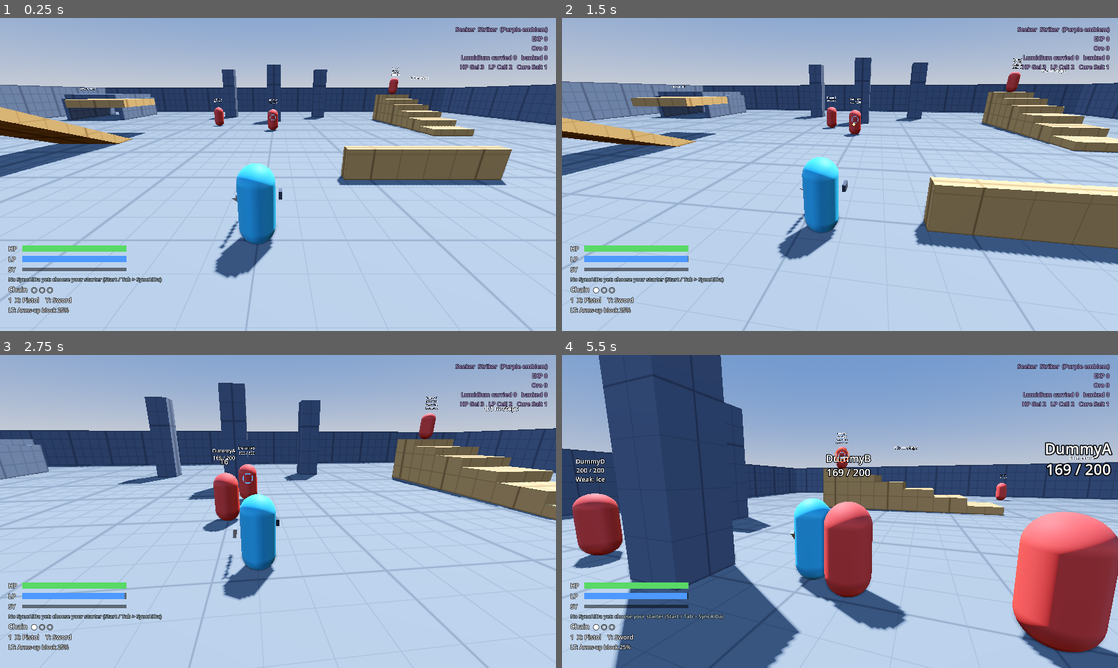
Above: before the commit, frames 1-4 (two rows, left to right).
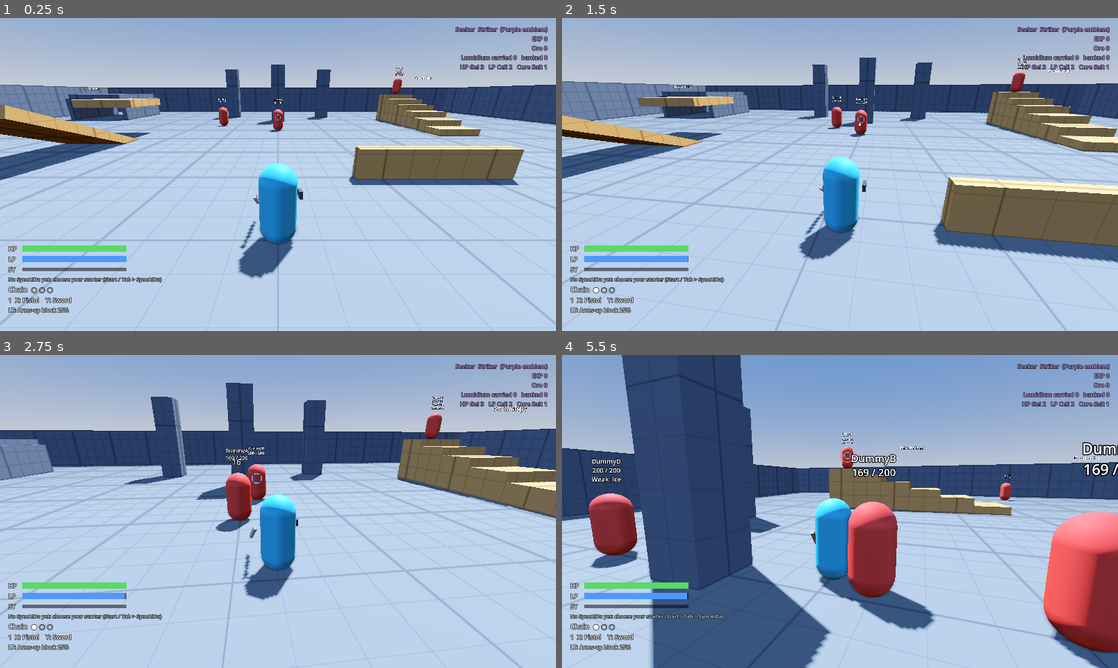
Above: after the commit, the same moments.

Repository: GLorenz90/Nomad-Seekers
Game: Godot game, scene res://scenes/main.tscn
The game is run twice, just before and just after one commit, with the same random seed, the same clock (stepped at 60 frames per second) and the same inputs.
Inputs (mouse positions are in pixels of both pictures, inside the frame that each line leads up to):
- Up to frame 1 (0.25 s): no input
- Up to frame 2 (1.5 s): tap Enter (ui_accept) at 0.5 s; move the mouse to (867, 174) at 0.52 s; hold W (move_forward) from 0.53 s (still down); click (867, 174) at 0.6 s; tap Space (jump) at 0.77 s; move the mouse to (812, 174) at 1.27 s; tap F (block) at 1.35 s
- Up to frame 3 (2.75 s): keep holding W (move_forward); tap Space (jump) at 1.52 s; click (250, 511) at 1.55 s; move the mouse to (289, 505) at 2.02 s; tap Shift (dash) at 2.1 s; click (289, 505) at 2.3 s
- Up to frame 4 (5.5 s): keep holding W (move_forward); move the mouse to (834, 517) at 2.77 s; click (834, 517) at 2.85 s; tap Space (jump) at 3.02, 3.77, 4.52 s; move the mouse to (878, 514) at 3.52 s; right-click (878, 514) at 3.6 s; click (878, 514) at 3.8 s; move the mouse to (795, 508) at 4.27 s; tap 1 (item_1) at 4.35 s; click (795, 508) at 4.55 s; move the mouse to (845, 511) at 5.02 s; tap Q (lock_on) at 5.1 s; click (845, 511) at 5.3 s

The runs differ from the first frame. In frame 1, 8.5% of the frame differs, in the area x 0-100%, y 14-100%; in frame 2, 9.9%; in frame 3, 9.6%; in frame 4, 24%, in the area x 0-100%, y 0-100%.

Commit message:
Centred camera, lower SyncAIDa, straighter shots, new SyncAIDa stat bonuses
- CameraRig shoulder_offset 0: the Seeker sits in the horizontal centre
- SyncAIDa hovers lower, just over and behind the right shoulder
- Shots start near the Seeker's centre line and never leave more than
  8 degrees from the facing direction (point-blank Arbalest / Gigarang)
- SyncAIDa bonus per stat level: STR and DEF +2, DEX and SOL +1

Co-Authored-By: Claude Opus 5.5 <noreply@anthropic.com>
Claude-Session: https://claude.ai/code/session_0158GMUbAThobuu7yWuNoptn

Diff:
--- a/scripts/camera/camera_rig.gd
+++ b/scripts/camera/camera_rig.gd
@@ -32,7 +32,9 @@
 ## LOOSE mode only. Bigger = the camera swings around more lazily.
 @export var leash_radius := 4.5
 @export var pivot_height := 1.55
-@export var shoulder_offset := 0.45
+## Sideways camera offset. 0 keeps the Seeker centred (Grayson, 2026-11-08):
+## twin SyncAIDa float on both shoulders, so neither side is favoured.
+@export var shoulder_offset := 0.0
 @export var distance := 4.5
 ## Positional lag. Lower = looser, more like a person keeping up.
 @export var follow_speed := 9.0
--- a/scripts/combat/combat_controller.gd
+++ b/scripts/combat/combat_controller.gd
@@ -78,6 +78,13 @@
 ## Aegis Pulse (Sync Burst): damage dealt x AEGIS_POWER, taken x AEGIS_GUARD.
 const AEGIS_POWER := 1.3
 const AEGIS_GUARD := 0.7
+## Shots start this high on the Seeker, and this fraction of the way out
+## toward the firing hand (0 = dead centre).
+const MUZZLE_HEIGHT := 1.1
+const MUZZLE_SIDE_SCALE := 0.3
+## A straight shot never leaves more than this many degrees (left or right)
+## from the direction the Seeker faces.
+const MAX_AIM_YAW := 8.0
 ## PSO-shotgun targeting picks enemies within this half-angle of the aim.
 const MULTI_TARGET_CONE := 50.0
 ## Heal and Cure reach every Seeker this close to the caster.
@@ -1053,11 +1060,15 @@
     var attack: AttackData = strike[1]
     if not attack.is_projectile:
       continue
-    var muzzle := _pivots[_holding_hand(strike[3])].global_position + cur.direction * 0.6
+    # Shots leave from near the Seeker's centre line (a little toward the firing
+    # hand), so a close target straight ahead doesn't pull the shot sideways.
+    var hand_side := _pivots[_holding_hand(strike[3])].global_position - _player.global_position
+    hand_side = hand_side.project(_player.global_basis.x) * MUZZLE_SIDE_SCALE
+    var muzzle := _player.global_position + Vector3.UP * MUZZLE_HEIGHT + hand_side + cur.direction * 0.6
     var target: Node3D = cur.target if is_instance_valid(cur.target) else null
     var aim := cur.direction
     if target:
-      aim = (CameraRig.get_lock_point(target) - muzzle).normalized()
+      aim = _clamp_aim((CameraRig.get_lock_point(target) - muzzle).normalized(), cur.direction)
     # PSO-shotgun targeting: one projectile per picked enemy, each only able to
     # hit its own target.
     if attack.multi_target > 0:
@@ -1096,6 +1107,21 @@
         p.chain = chain.duplicate()
 
 
+## Keeps a shot within MAX_AIM_YAW degrees of the facing direction (left /
+## right only; up and down are free), so a target very close to the muzzle
+## can't send it off at a wild angle.
+func _clamp_aim(aim: Vector3, facing: Vector3) -> Vector3:
+  var flat := Vector3(aim.x, 0.0, aim.z)
+  if flat.length_squared() < 0.0001:
+    return aim
+  var yaw := facing.signed_angle_to(flat.normalized(), Vector3.UP)
+  var limit := deg_to_rad(MAX_AIM_YAW)
+  if absf(yaw) <= limit:
+    return aim
+  var clamped := facing.rotated(Vector3.UP, clampf(yaw, -limit, limit))
+  return (clamped * flat.length() + Vector3.UP * aim.y).normalized()
+
+
 ## Launch velocity for a lobbed shot: lands on the target (or, with no target,
 ## on the ground half its range away) at the attack's horizontal speed.
 func _lob_velocity(from: Vector3, dir: Vector3, target: Node3D, attack: AttackData) -> Vector3:
--- a/scripts/syncaida/syncaida_companion.gd
+++ b/scripts/syncaida/syncaida_companion.gd
@@ -16,6 +16,8 @@
 const NOVA_RADIUS := 8.0
 const PARTY_RADIUS := 10.0
 const AEGIS_SECONDS := 15.0
+## Hover point relative to the Seeker (x right, y up, +z behind).
+const SHOULDER_OFFSET := Vector3(0.6, 1.7, 0.35)
 
 var player: Player
 var data: SyncAIDaData
@@ -107,8 +109,10 @@
 	if Input.is_action_just_pressed("sync_burst"):
 		fire()
 	_age += delta
-	# Hover over the right shoulder, trailing a little.
-	var goal := player.global_transform * Vector3(0.75, 2.0 + sin(_age * 2.4) * 0.12, 0.55)
+	# Hover just over and slightly behind the right shoulder, low enough to keep
+	# the view clear. (Twin SyncAIDa will mirror this on the left: x -> -x.)
+	var goal := player.global_transform * Vector3(SHOULDER_OFFSET.x, SHOULDER_OFFSET.y + sin(_age * 2.4) * 0.08,
+		SHOULDER_OFFSET.z)
 	global_position = global_position.lerp(goal, 1.0 - exp(-8.0 * delta))
 	_body.rotation.y += delta * 1.5
 	if is_ready():
--- a/scripts/syncaida/syncaida_data.gd
+++ b/scripts/syncaida/syncaida_data.gd
@@ -3,7 +3,7 @@
 ## One SyncAIDa (North Star §7.1, PSO's MAGs). Feeding raises its four stats,
 ## DEF / STR / DEX / SOL, by experience: every XP_PER_LEVEL in a stat is one
 ## level of that stat, and the SyncAIDa's level is the sum (max 200). Each
-## stat level adds STAT_BONUS to the paired Seeker's matching stat.
+## stat level adds STAT_BONUS[stat] to the paired Seeker's matching stat.
 ##
 ## Evolution (PSO-style formulas): at level 10 and again at 35 it takes a form
 ## from its strongest stat, and from 50 on (re-checked every 5 levels) from its
@@ -17,7 +17,9 @@
 const XP_PER_LEVEL := 100.0
 const MAX_LEVEL := 200
 ## Seeker stat points per SyncAIDa stat level.
-const STAT_BONUS := 2.0
+## Seeker stat points per SyncAIDa stat level (Grayson, 2026-11-08): STR and DEF
+## +2, DEX and SOL +1, to keep ranged and magic in balance.
+const STAT_BONUS := {&"def": 2.0, &"str": 2.0, &"dex": 1.0, &"sol": 1.0}
 const STATS: Array[StringName] = [&"def", &"str", &"dex", &"sol"]
 const STAT_NAMES := {&"def": "DEF", &"str": "STR", &"dex": "DEX", &"sol": "SOL"}
 const STAT_COLORS := {&"def": Color(0.55, 0.7, 0.95), &"str": Color(1.0, 0.4, 0.3),
@@ -96,7 +98,7 @@
 static func starter_text(index: int) -> String:
 	var spec: Array = STARTERS[index]
 	return "%s  (%s Lv %d: +%d %s)" % [spec[0], STAT_NAMES[spec[1]], STARTER_LEVEL,
-		roundi(STARTER_LEVEL * STAT_BONUS), STAT_NAMES[spec[1]]]
+		roundi(STARTER_LEVEL * float(STAT_BONUS[spec[1]])), STAT_NAMES[spec[1]]]
 
 
 func stat_level(stat: StringName) -> int:
@@ -119,7 +121,7 @@
 func bonuses() -> Dictionary:
 	var out := {}
 	for stat in STATS:
-		out[stat] = stat_level(stat) * STAT_BONUS
+		out[stat] = stat_level(stat) * float(STAT_BONUS[stat])
 	return out
 
 
--- a/tests/loot_test.gd
+++ b/tests/loot_test.gd
@@ -315,6 +315,31 @@
 	front.queue_free()
 	back.queue_free()
 
+	# Point-blank: Arbalest and Gigarang fire straight ahead and still hit.
+	for type in ["arbalest", "gigarang"]:
+		_combat.set_job("R" if type == "arbalest" else "S")
+		_equip(null, _w(type))
+		var close := _spawn("grub_hound", ARENA + Vector3(0.3, 0, -1.6))
+		await _place(ARENA)
+		_player.camera_rig.lock_target = close
+		await _frames(3)
+		_hits.clear()
+		_count_new()
+		await _tap("hand_x")
+		await _until_fired()
+		var worst := 0.0
+		for p in _projectiles():
+			if not p.has_meta("counted"):
+				var flat := Vector3(p.velocity.x, 0, p.velocity.z).normalized()
+				worst = maxf(worst, rad_to_deg(flat.angle_to(-_player.global_basis.z)))
+		_count_new()
+		await _frames(60)
+		_player.camera_rig.lock_target = null
+		_check("%s at point blank flies straight (%.1f deg off facing) and hits" % [type, worst],
+			worst <= CombatController.MAX_AIM_YAW + 0.5 and _hit(close))
+		await _idle()
+		close.queue_free()
+
 	# Only Boomerang, Gigarang and Arbalest pass through enemies (and specific rares).
 	var piercers := []
 	for type in ["pistol", "rifle", "bow", "crossbow", "shotgun", "machine_pistol", "assault_rifle", "arbalest", "gigarang"]:
--- a/tests/syncaida_test.gd
+++ b/tests/syncaida_test.gd
@@ -47,6 +47,11 @@
 		and pip.bursts.is_empty() and _sync.visible)
 	_check("and gives the Seeker +10 STR right away (+%.0f)" % (_combat.stats.strength - base_str),
 		is_equal_approx(_combat.stats.strength - base_str, 10.0))
+	var lumi := SyncAIDaData.starter(3)
+	var swift := SyncAIDaData.starter(2)
+	_check("DEX and SOL levels give +1 each, STR and DEF +2 (Lumi +%d SOL, Swift +%d DEX, %s)" % [lumi.bonuses()[&"sol"], swift.bonuses()[&"dex"], SyncAIDaData.starter_text(3)],
+		is_equal_approx(lumi.bonuses()[&"sol"], 5.0) and is_equal_approx(swift.bonuses()[&"dex"], 5.0)
+		and is_equal_approx(SyncAIDaData.starter(0).bonuses()[&"def"], 10.0))
 	var starter_stats := []
 	for i in 4:
 		var st := SyncAIDaData.starter(i)
